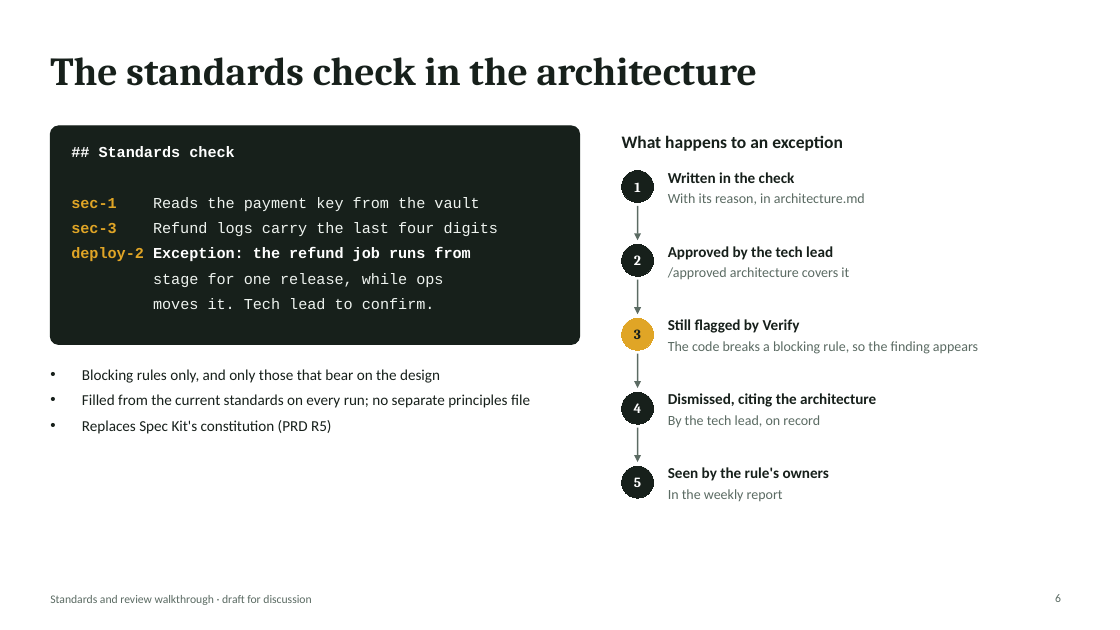
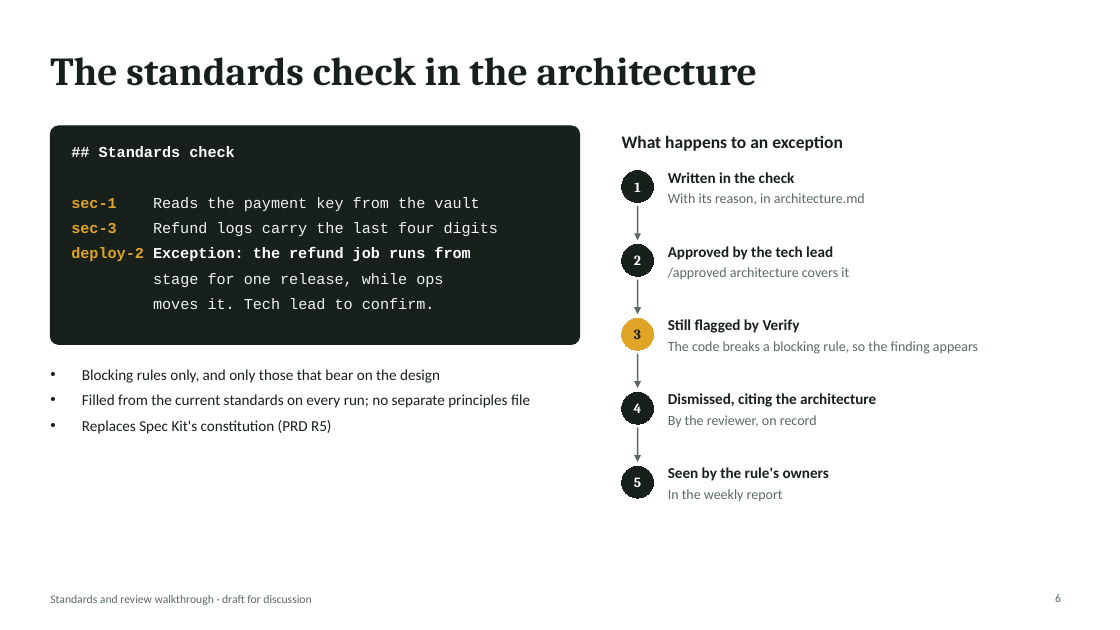
Before and after one commit to rahulnyk/bagheera, a slide deck: slide 6 of docs/design/standards-and-review-walkthrough.pptx. Drawn at 1120x630 pixels with LibreOffice and Linux fonts; fonts in the diff are those of the drawing. Boxes give left, top, right and bottom in pixels: in the first picture for what was removed or moved away, otherwise in the second. Text is boxed around its words. In the diff, an @@ line names an element or a change of style, - is before the commit and + after.

```diff
--- a/docs/design/standards-and-review-walkthrough.pptx
+++ b/docs/design/standards-and-review-walkthrough.pptx
@@ text at [668,415,817,427]: text changed @@
-By the tech lead, on record
+By the reviewer, on record
```
Also in this commit, not shown: 5 other slides changed, 1 other file.
